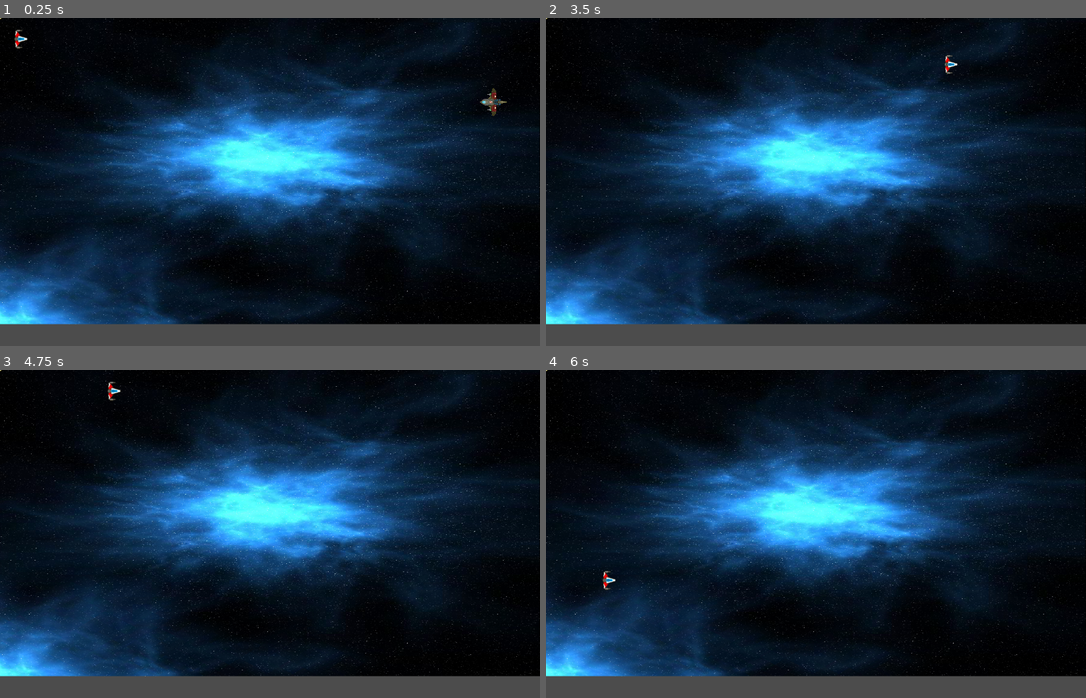
Above: before the commit, frames 1-4 (two rows, left to right).
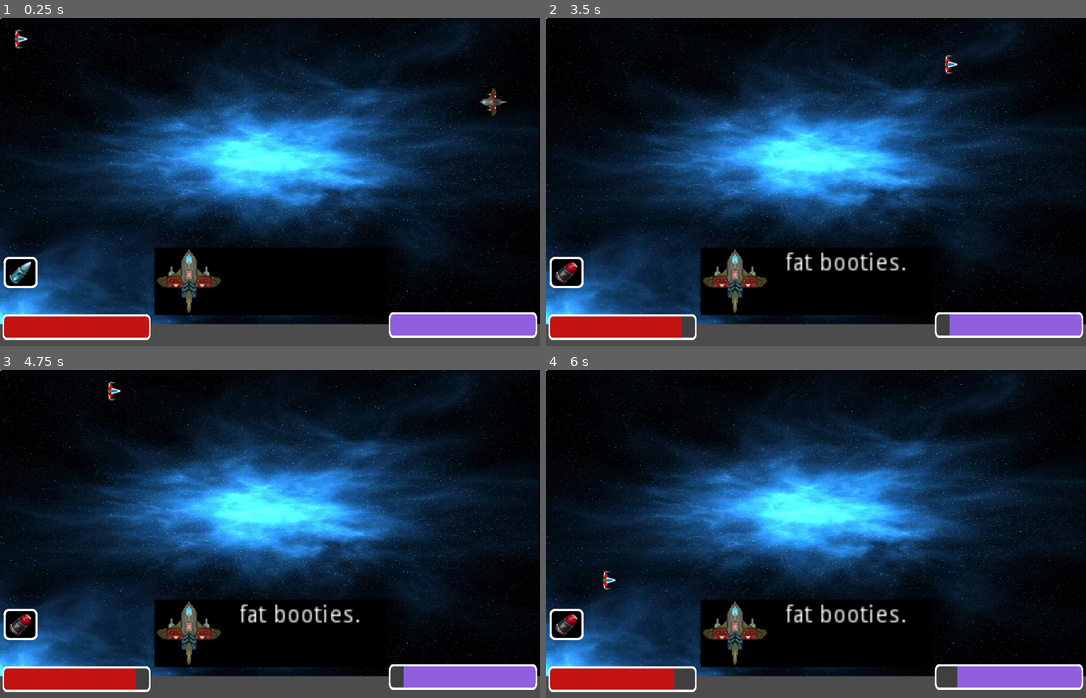
Above: after the commit, the same moments.

Repository: M0liusX/GMTKGameJam2020
Game: Godot game, scene res://Scenes/prototype_1.tscn
Two runs of this game, one before a commit and one after it. Both use one fixed random seed, a clock stepped at 60 frames per second and the inputs below.
Inputs:
- Up to frame 1 (0.25 s): no input
- Up to frame 2 (3.5 s): tap Enter at 0.5 s; hold Right (right) 0.53-1.28 s; hold Down (down) 1.28-2.03 s; hold Right (right) 2.03-2.78 s; hold Up (up) from 2.78 s (still down)
- Up to frame 3 (4.75 s): release Up (up) at 3.53 s; hold Left (left) from 3.53 s (still down)
- Up to frame 4 (6 s): release Left (left) at 5.03 s; hold Down (down) 5.03-5.78 s; tap Space at 5.75 s; hold Right (right) from 5.78 s (still down)

The runs differ from the first frame. In frame 1, 8.6% of the frame differs, in the area x 0-100%, y 70-99%; in frame 2, 8.9%; in frame 3, 8.9%; in frame 4, 8.8%.

Commit message:
UI changes

Diff:
--- /dev/null
+++ b/Assets/Art/bullet.tscn
@@ -0,0 +1,17 @@
+[gd_scene load_steps=3 format=2]
+
+[ext_resource path="res://Assets/Art/M484BulletCollection1_edit.png" type="Texture" id=1]
+
+[sub_resource type="RectangleShape2D" id=1]
+extents = Vector2( 4, 6 )
+
+[node name="bullet" type="KinematicBody2D"]
+rotation = 1.5708
+
+[node name="bullet_hitbox" type="CollisionShape2D" parent="."]
+shape = SubResource( 1 )
+
+[node name="bullet_sprite" type="Sprite" parent="."]
+texture = ExtResource( 1 )
+region_enabled = true
+region_rect = Rect2( 12, 10, 8, 12 )
--- /dev/null
+++ b/Scenes/DialogueBox.tscn
@@ -0,0 +1,42 @@
+[gd_scene load_steps=3 format=2]
+
+[ext_resource path="res://Assets/Art/dialogueBox.png" type="Texture" id=1]
+[ext_resource path="res://Assets/Art/fighter.png" type="Texture" id=2]
+
+[node name="DialogueBox" type="NinePatchRect"]
+margin_right = 130.0
+margin_bottom = 40.0
+texture = ExtResource( 1 )
+patch_margin_left = 8
+patch_margin_top = 8
+patch_margin_right = 8
+patch_margin_bottom = 8
+__meta__ = {
+"_edit_use_anchors_": false
+}
+
+[node name="SpeakerIcon" type="TextureRect" parent="."]
+anchor_top = 1.0
+anchor_bottom = 1.0
+margin_top = -40.0
+margin_right = 78.0
+margin_bottom = 39.0
+rect_scale = Vector2( 0.5, 0.5 )
+texture = ExtResource( 2 )
+expand = true
+__meta__ = {
+"_edit_use_anchors_": false
+}
+
+[node name="TextBox" type="Label" parent="."]
+anchor_left = 1.0
+anchor_top = 1.0
+anchor_right = 1.0
+anchor_bottom = 1.0
+margin_left = -84.0
+margin_top = -40.0
+autowrap = true
+clip_text = true
+__meta__ = {
+"_edit_use_anchors_": false
+}
--- /dev/null
+++ b/Scenes/HealthBar.tscn
@@ -0,0 +1,26 @@
+[gd_scene load_steps=4 format=2]
+
+[ext_resource path="res://Assets/Art/healthBarBG.png" type="Texture" id=1]
+[ext_resource path="res://Assets/Art/healthBarFill.png" type="Texture" id=2]
+[ext_resource path="res://Scripts/HealthBar.gd" type="Script" id=3]
+
+[node name="HBoxContainer" type="HBoxContainer"]
+anchor_left = 0.5
+anchor_right = 0.5
+margin_left = -41.0
+margin_right = 41.0
+margin_bottom = 702.0
+rect_rotation = 90.0
+rect_scale = Vector2( 1, 0.75 )
+__meta__ = {
+"_edit_use_anchors_": false
+}
+
+[node name="TextureProgress" type="TextureProgress" parent="."]
+margin_right = 82.0
+margin_bottom = 702.0
+value = 50.0
+texture_under = ExtResource( 1 )
+texture_progress = ExtResource( 2 )
+fill_mode = 3
+script = ExtResource( 3 )
--- /dev/null
+++ b/Scenes/HealthBarBoss.tscn
@@ -0,0 +1,26 @@
+[gd_scene load_steps=4 format=2]
+
+[ext_resource path="res://Scripts/HealthBar.gd" type="Script" id=1]
+[ext_resource path="res://Assets/Art/healthBarBG.png" type="Texture" id=2]
+[ext_resource path="res://Assets/Art/healthBarFillBoss.png" type="Texture" id=3]
+
+[node name="BossHealth" type="HBoxContainer"]
+anchor_left = 1.0
+anchor_top = 1.0
+anchor_right = 1.0
+anchor_bottom = 1.0
+margin_left = -702.0
+margin_top = -702.0
+rect_scale = Vector2( 1, 0.75 )
+__meta__ = {
+"_edit_use_anchors_": false
+}
+
+[node name="BossHealthBar" type="TextureProgress" parent="."]
+margin_right = 702.0
+margin_bottom = 702.0
+value = 50.0
+texture_under = ExtResource( 2 )
+texture_progress = ExtResource( 3 )
+fill_mode = 1
+script = ExtResource( 1 )
--- /dev/null
+++ b/Scenes/HealthBarPlayer.tscn
@@ -0,0 +1,23 @@
+[gd_scene load_steps=4 format=2]
+
+[ext_resource path="res://Scripts/HealthBar.gd" type="Script" id=1]
+[ext_resource path="res://Assets/Art/healthBarBG.png" type="Texture" id=2]
+[ext_resource path="res://Assets/Art/healthBarFill.png" type="Texture" id=3]
+
+[node name="PlayerHealth" type="HBoxContainer"]
+anchor_top = 1.0
+anchor_bottom = 1.0
+margin_top = -702.0
+margin_right = 702.0
+rect_scale = Vector2( 1, 0.75 )
+__meta__ = {
+"_edit_use_anchors_": false
+}
+
+[node name="PlayerHealthBar" type="TextureProgress" parent="."]
+margin_right = 702.0
+margin_bottom = 702.0
+value = 50.0
+texture_under = ExtResource( 2 )
+texture_progress = ExtResource( 3 )
+script = ExtResource( 1 )
--- /dev/null
+++ b/Scenes/IconBox.tscn
@@ -0,0 +1,31 @@
+[gd_scene load_steps=5 format=2]
+
+[ext_resource path="res://Assets/Art/iconBox.png" type="Texture" id=1]
+[ext_resource path="res://Assets/Art/BulletIcons/basic.png" type="Texture" id=2]
+[ext_resource path="res://Scripts/BulletQueueIcon.gd" type="Script" id=3]
+[ext_resource path="res://Scripts/IconBox.gd" type="Script" id=4]
+
+[node name="IconBox" type="NinePatchRect"]
+margin_right = 81.0
+margin_bottom = 74.0
+texture = ExtResource( 1 )
+patch_margin_left = 8
+patch_margin_top = 8
+patch_margin_right = 8
+patch_margin_bottom = 8
+script = ExtResource( 4 )
+__meta__ = {
+"_edit_use_anchors_": false
+}
+
+[node name="BulletQueueIcon" type="TextureRect" parent="."]
+margin_left = 9.0676
+margin_top = 5.19131
+margin_right = 265.068
+margin_bottom = 261.191
+rect_scale = Vector2( 0.25, 0.25 )
+texture = ExtResource( 2 )
+script = ExtResource( 3 )
+__meta__ = {
+"_edit_use_anchors_": false
+}
--- /dev/null
+++ b/Scenes/UI.tscn
@@ -0,0 +1,138 @@
+[gd_scene load_steps=12 format=2]
+
+[ext_resource path="res://Scripts/HealthBar.gd" type="Script" id=1]
+[ext_resource path="res://Assets/Art/healthBarFillBoss.png" type="Texture" id=2]
+[ext_resource path="res://Scripts/BulletQueueIcon.gd" type="Script" id=3]
+[ext_resource path="res://Assets/Art/healthBarBG.png" type="Texture" id=4]
+[ext_resource path="res://Assets/Art/healthBarFill.png" type="Texture" id=5]
+[ext_resource path="res://Scripts/IconBox.gd" type="Script" id=6]
+[ext_resource path="res://Scripts/UI.gd" type="Script" id=7]
+[ext_resource path="res://Assets/Art/iconBox.png" type="Texture" id=8]
+[ext_resource path="res://Assets/Art/BulletIcons/basic.png" type="Texture" id=9]
+[ext_resource path="res://Assets/Art/fighter.png" type="Texture" id=10]
+[ext_resource path="res://Assets/Art/dialogueBox.png" type="Texture" id=11]
+
+[node name="UI" type="Control"]
+anchor_right = 1.0
+anchor_bottom = 1.0
+script = ExtResource( 7 )
+__meta__ = {
+"_edit_use_anchors_": false
+}
+
+[node name="PlayerHealth" type="HBoxContainer" parent="."]
+anchor_left = 0.00442443
+anchor_top = 0.986891
+anchor_right = 0.00442443
+anchor_bottom = 0.986891
+margin_left = -6.10352e-05
+margin_top = -65.8287
+margin_right = 702.0
+margin_bottom = 16.1713
+rect_scale = Vector2( 0.5, 0.75 )
+size_flags_horizontal = 3
+__meta__ = {
+"_edit_use_anchors_": true
+}
+
+[node name="PlayerHealthBar" type="TextureProgress" parent="PlayerHealth"]
+margin_right = 702.0
+margin_bottom = 82.0
+value = 50.0
+texture_under = ExtResource( 4 )
+texture_progress = ExtResource( 5 )
+script = ExtResource( 1 )
+
+[node name="BossHealth" type="HBoxContainer" parent="."]
+anchor_left = 1.0
+anchor_top = 1.0
+anchor_right = 1.0
+anchor_bottom = 1.0
+margin_left = -358.43
+margin_top = -80.9304
+margin_right = 343.57
+margin_bottom = 1.06958
+rect_scale = Vector2( 0.5, 0.75 )
+__meta__ = {
+"_edit_use_anchors_": false
+}
+
+[node name="BossHealthBar" type="TextureProgress" parent="BossHealth"]
+margin_right = 702.0
+margin_bottom = 82.0
+value = 50.0
+texture_under = ExtResource( 4 )
+texture_progress = ExtResource( 2 )
+fill_mode = 1
+script = ExtResource( 1 )
+
+[node name="IconBox" type="NinePatchRect" parent="."]
+margin_left = 7.55099
+margin_top = 568.212
+margin_right = 88.551
+margin_bottom = 642.212
+texture = ExtResource( 8 )
+patch_margin_left = 8
+patch_margin_top = 8
+patch_margin_right = 8
+patch_margin_bottom = 8
+script = ExtResource( 6 )
+__meta__ = {
+"_edit_use_anchors_": false
+}
+
+[node name="BulletQueueIcon" type="TextureRect" parent="IconBox"]
+margin_left = 9.0676
+margin_top = 5.19131
+margin_right = 265.068
+margin_bottom = 261.191
+rect_scale = Vector2( 0.25, 0.25 )
+texture = ExtResource( 9 )
+script = ExtResource( 3 )
+__meta__ = {
+"_edit_use_anchors_": false
+}
+
+[node name="DialogueBox" type="NinePatchRect" parent="."]
+margin_left = 366.223
+margin_top = 545.56
+margin_right = 916.223
+margin_bottom = 705.56
+texture = ExtResource( 11 )
+patch_margin_left = 8
+patch_margin_top = 8
+patch_margin_right = 8
+patch_margin_bottom = 8
+__meta__ = {
+"_edit_use_anchors_": false
+}
+
+[node name="SpeakerIcon" type="TextureRect" parent="DialogueBox"]
+anchor_top = 1.0
+anchor_bottom = 1.0
+margin_left = 3.77545
+margin_top = -158.928
+margin_right = 81.7755
+margin_bottom = -79.9281
+rect_scale = Vector2( 2, 2 )
+texture = ExtResource( 10 )
+expand = true
+__meta__ = {
+"_edit_use_anchors_": false
+}
+
+[node name="TextBox" type="Label" parent="DialogueBox"]
+anchor_left = 1.0
+anchor_top = 1.0
+anchor_right = 1.0
+anchor_bottom = 1.0
+margin_left = -348.285
+margin_top = -149.489
+margin_right = -264.285
+margin_bottom = -113.489
+rect_scale = Vector2( 4, 4 )
+autowrap = true
+clip_text = true
+__meta__ = {
+"_edit_use_anchors_": false
+}
--- a/Scenes/prototype_1.tscn
+++ b/Scenes/prototype_1.tscn
@@ -7,6 +7,7 @@
 [ext_resource path="res://Scripts/enemy.gd" type="Script" id=5]
 [ext_resource path="res://Assets/Art/fighter.png" type="Texture" id=6]
 [ext_resource path="res://Objects/bullet.tscn" type="PackedScene" id=7]
+[ext_resource path="res://Scenes/UI.tscn" type="PackedScene" id=8]
 
 [sub_resource type="RectangleShape2D" id=1]
 extents = Vector2( 30, 14 )
@@ -19,7 +20,7 @@
 
 [sub_resource type="RectangleShape2D" id=4]
 
-[node name="World" type="Node2D"]
+[node name="World" type="Node"]
 script = ExtResource( 3 )
 
 [node name="background" type="Sprite" parent="."]
@@ -80,7 +81,7 @@
 "enemy",
 ]]
 position = Vector2( 1300, 200 )
-rotation = 4.71239
+rotation = -1.5708
 collision_layer = 2
 collision_mask = 2147483650
 script = ExtResource( 5 )
@@ -92,4 +93,8 @@
 texture = ExtResource( 6 )
 
 [node name="bullet" parent="." instance=ExtResource( 7 )]
+
+[node name="CanvasLayer" type="CanvasLayer" parent="."]
+
+[node name="UI" parent="CanvasLayer" instance=ExtResource( 8 )]
 [connection signal="hit" from="player_ship" to="." method="_on_player_ship_hit"]
--- /dev/null
+++ b/Scripts/BulletQueueIcon.gd
@@ -0,0 +1,42 @@
+extends TextureRect
+
+
+# Declare member variables here. Examples:
+# var a = 2
+# var b = "text"
+var path = "res://Assets/Art/BulletIcons/"
+
+# Called when the node enters the scene tree for the first time.
+func _ready():
+	pass # Replace with function body.
+
+# Called every frame. 'delta' is the elapsed time since the previous frame.
+func _updateIcon(bulletType):
+	var bulletIcon = path+bulletType
+	texture = load(bulletIcon)
+	print("done")
+
+func _getBulletType():
+	# get a num between 1 and 5
+	match randi()%5+1:
+		1:
+			return "cannon.png"
+		2:
+			return "lazer.png"
+		3:
+			return "flamethrower.png"
+		4:
+			return "rapidfire.png"
+		5:
+			return "explosive.png"
+		_:
+			return "basic.png"
+
+var i = 100
+func _process(_delta):
+	if i == 0:
+		var nextBullet = _getBulletType()
+		_updateIcon(nextBullet)
+		i = 100
+	i = i-1
+	print(i)
--- /dev/null
+++ b/Scripts/HealthBar.gd
@@ -0,0 +1,28 @@
+extends TextureProgress
+
+
+# Declare member variables here. Examples:
+# var a = 2
+# var b = "text"
+
+var maxHealth = 100
+# Called when the node enters the scene tree for the first time.
+func _ready():
+	value = maxHealth
+	pass # Replace with function body.
+
+func _updateHealth(healthChangeAmount):
+	if value + healthChangeAmount < 0:
+		value = 0
+	else:
+		value = int(value+healthChangeAmount) % maxHealth
+# Called every frame. 'delta' is the elapsed time since the previous frame.
+var i = 100
+func _process(_delta):
+	if i == 0:
+		print("Value:", value)
+		_updateHealth(-5)
+		i = 100
+	i -= 1
+	print(i)
+#	pass
--- /dev/null
+++ b/Scripts/IconBox.gd
@@ -0,0 +1,16 @@
+extends NinePatchRect
+
+
+# Declare member variables here. Examples:
+# var a = 2
+# var b = "text"
+
+
+# Called when the node enters the scene tree for the first time.
+func _ready():
+	pass # Replace with function body.
+
+
+# Called every frame. 'delta' is the elapsed time since the previous frame.
+#func _process(delta):
+#	pass
--- /dev/null
+++ b/Scripts/UI.gd
@@ -0,0 +1,29 @@
+extends Control
+
+
+# Declare member variables here. Examples:
+# var a = 2
+# var b = "text"
+
+
+# Called when the node enters the scene tree for the first time.
+onready var gText = get_node("DialogueBox/TextBox")
+
+func _ready():
+
+	#gText = get_node("DialogueBox/TextBox")
+
+	pass # Replace with function body.
+
+
+# Called every frame. 'delta' is the elapsed time since the previous frame.
+var i = 600
+func _process(_delta):
+	if i == 400:
+		gText.text = "fat booties."
+	if i == 200:
+		gText.text = "big dooties."
+	if i == 0:
+		gText.text = "DIIIEEEE!!!"
+	i -= 1
+#	pass
--- a/Scripts/main.gd
+++ b/Scripts/main.gd
@@ -1,4 +1,4 @@
-extends Node2D
+extends Node
 
 
 # Declare member variables here.
Binary file added: Assets/Art/BulletIcons/basic.png
Binary file added: Assets/Art/BulletIcons/cannon.png
Binary file added: Assets/Art/BulletIcons/explosive.png
Binary file added: Assets/Art/BulletIcons/flamethrower.png
Binary file added: Assets/Art/BulletIcons/lazer.png
Binary file added: Assets/Art/BulletIcons/rapidfire.png
Binary file added: Assets/Art/BulletIcons/t_100.png
Binary file added: Assets/Art/BulletIcons/t_29.PNG
Binary file added: Assets/Art/BulletIcons/t_30.PNG
Binary file added: Assets/Art/BulletIcons/t_57.PNG
Binary file added: Assets/Art/BulletIcons/t_91.png
Binary file added: Assets/Art/BulletIcons/t_99.png
(and 6 more such lines)
